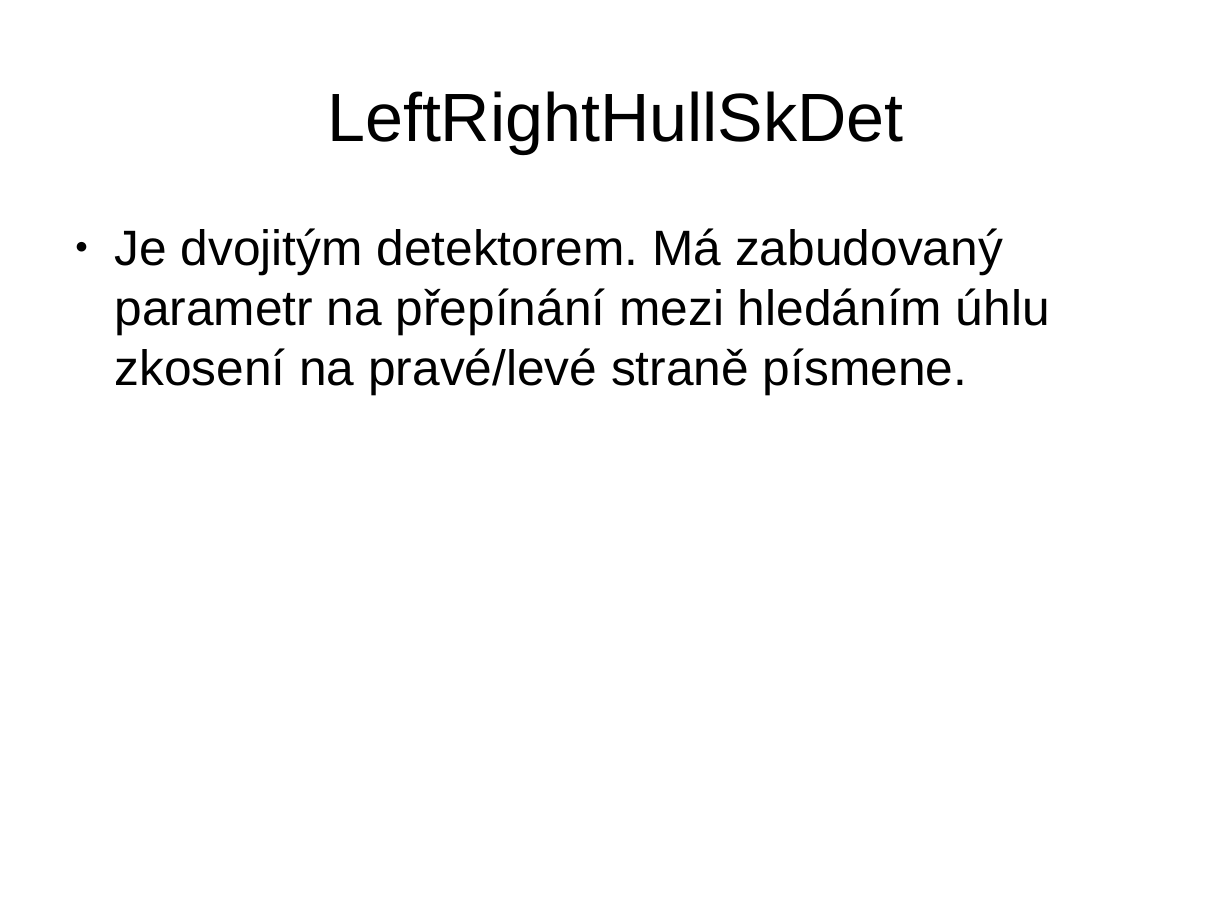
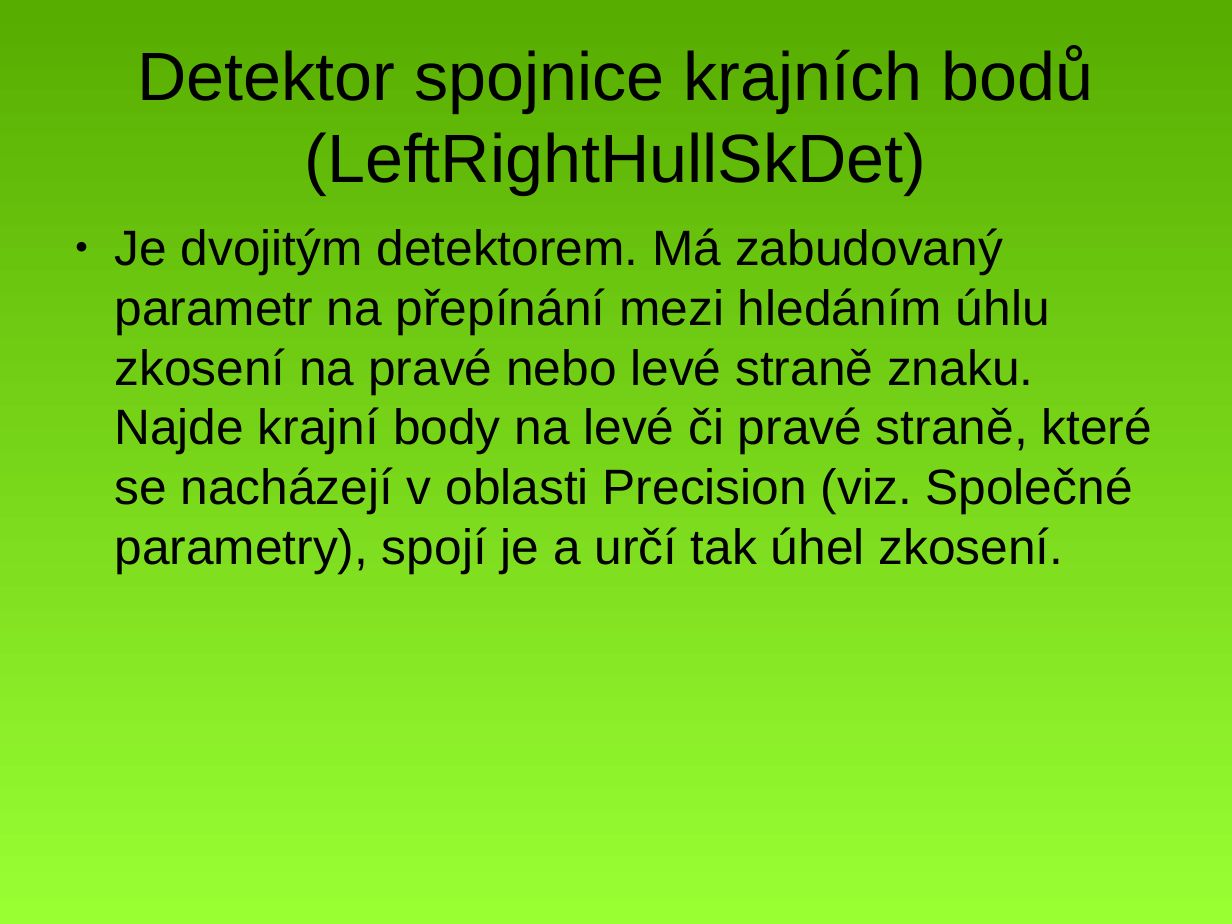
Before and after one commit to MichalBusta/skewDetection, a slide deck: slide 8 of doc/Skew_Detection.odp. Drawn at 1232x924 pixels with LibreOffice and Linux fonts; fonts in the diff are those of the drawing. Boxes give left, top, right and bottom in pixels: in the first picture for what was removed or moved away, otherwise in the second. Text is boxed around its words. In the diff, an @@ line names an element or a change of style, - is before the commit and + after.

```diff
--- a/doc/Skew_Detection.odp
+++ b/doc/Skew_Detection.odp
@@ background #FFFFFF to gradient #99FF33 to #57AD00 @@
@@ title at box(137, 46, 1093, 194): text changed @@
-LeftRightHullSkDet
+Detektor spojnice krajních bodů
+(LeftRightHullSkDet)
@@ text at box(114, 228, 1152, 573): text changed @@
-● Je dvojitým detektorem. Má zabudovaný parametr na přepínání mezi hledáním úhlu zkosení na pravé/levé straně písmene.
+● Je dvojitým detektorem. Má zabudovaný parametr na přepínání mezi hledáním úhlu zkosení na pravé nebo levé straně znaku. Najde krajní body na levé či pravé straně, které se nacházejí v oblasti Precision (viz. Společné parametry), spojí je a určí tak úhel zkosení.
```
Also in this commit, not shown: 10 other slides changed, 1 slide added, 1 slide removed, 10 other files.
